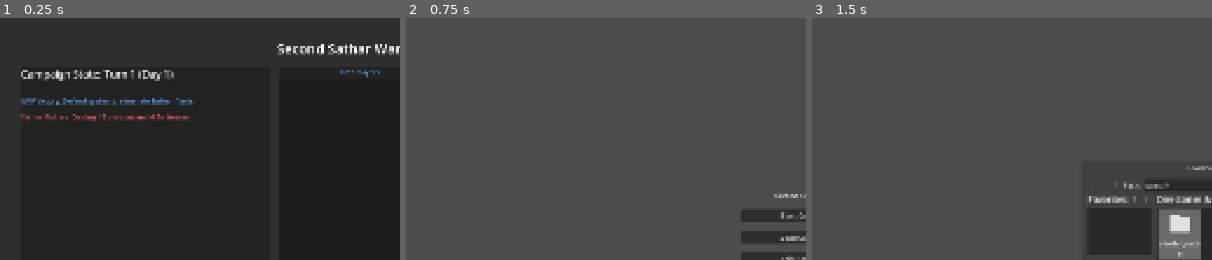
Above: before the commit, frames 1-3 (left to right).
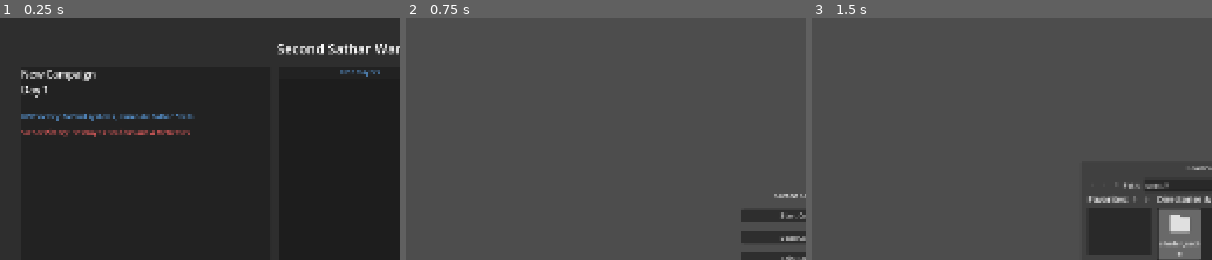
Above: after the commit, the same moments.

Repository: jjeffers/sf-kh-simulator
Game: Godot game, scene res://Scenes/CampaignLobby.tscn
Two runs of this game, one before a commit and one after it. Both use one fixed random seed, a clock stepped at 60 frames per second and the inputs below. This scene is started directly instead of the project's main scene.
Inputs:
- Up to frame 1 (0.25 s): no input
- Up to frame 2 (0.75 s): click "Disconnect / Back" at 0.5 s
- Up to frame 3 (1.5 s): click "Load Campaign" at 1.25 s
The pictures show only the part of the screen within x 0-50%, y 0-50%; the shares and areas given below are measured in that part.

The runs differ from the first frame. In frame 1, 3.4% of the frame differs, in the area x 5-49%, y 21-50%; in frame 2, nothing differs; in frame 3, nothing differs.

Commit message:
Add load campaign workflow and Phase Indicator updates

Diff:
--- a/Scripts/CampaignLobby.gd
+++ b/Scripts/CampaignLobby.gd
@@ -74,6 +74,25 @@
 			start_btn.disabled = true
 			start_btn.text = "Waiting for Players..."
 
+	if lobby.get("is_saved_game", false):
+		var day = lobby.get("current_day", 1)
+		var f_destroyed = lobby.get("destroyed_fortresses", 0)
+		var s_destroyed = lobby.get("destroyed_stations", 0)
+		state_label.text = "Loaded Save: Day %d\nDestroyed Fortresses: %d\nDestroyed Stations: %d" % [day, f_destroyed, s_destroyed]
+	else:
+		state_label.text = "New Campaign\nDay 1"
+
+	if not multiplayer.is_server():
+		start_btn.disabled = true
+		start_btn.text = "Waiting for Host..."
+	else:
+		if has_upf and has_sathar and unassigned_list.item_count == 0:
+			start_btn.disabled = false
+			start_btn.text = "Launch Campaign"
+		else:
+			start_btn.disabled = true
+			start_btn.text = "Waiting for Players..."
+
 	# Handle Auto-CLI actions
 	var args = OS.get_cmdline_args()
 	for i in range(args.size()):
@@ -103,19 +122,13 @@
 	if multiplayer.is_server():
 		print("[CampaignLobby] Launch Campaign Pressed!")
 
-		# INITIALIZE CAMPAIGN FOR SERVER
+		# INITIALIZE CAMPAIGN FOR SERVER (If not loading a save)
 		var cm = CampaignManager
-		cm.start_new_campaign()
+		if not NetworkManager.lobby_data.get("is_saved_game", false):
+			cm.start_new_campaign()
 
-		# BUILD SYNC PAYLOAD
-		var state_payload = {
-			"current_day": cm.current_day,
-			"destroyed_stations": cm.destroyed_stations_count,
-			"destroyed_fortresses": cm.destroyed_fortresses_count,
-			"fleets": []
-		}
-		for f in cm.fleets:
-			state_payload["fleets"].append(f.serialize())
+		# BUILD FULL SYNC PAYLOAD
+		var state_payload = cm.serialize_state()
 
 		NetworkManager.rpc("sync_campaign_state", state_payload)
 		NetworkManager.rpc("start_game_rpc")
--- a/Scripts/GameManager.gd
+++ b/Scripts/GameManager.gd
@@ -2074,16 +2074,22 @@
 func _update_phase_indicator():
 	if not label_phase_indicator: return
 
-	# Format: "Turn <turn> : <phase> : <side>"
-	var side_name = "None"
-	var active_id = current_side_id
+	var moving_side_name = "None"
+	if current_side_id != 0:
+		moving_side_name = _get_side_name(current_side_id)
+
+	var phase_str = _get_phase_name(current_phase)
+
 	if current_phase == Phase.COMBAT:
-		active_id = firing_side_id
-
-	if active_id != 0:
-		side_name = _get_side_name(active_id)
-
-	var text = "Turn %d, Active: %s, %s" % [turn_count, side_name, _get_phase_name(current_phase)]
+		if combat_subphase == 1:
+			var reactive_side = "None"
+			if firing_side_id != 0:
+				reactive_side = _get_side_name(firing_side_id)
+			phase_str = "Reactive Combat: (%s)" % reactive_side
+		else:
+			phase_str = "Active Combat"
+
+	var text = "Turn %d, Active: %s, Phase: %s" % [turn_count, moving_side_name, phase_str]
 
 	if current_phase == Phase.REPAIR:
 		var rep_side = "Executing"
--- a/Scripts/MainMenu.gd
+++ b/Scripts/MainMenu.gd
@@ -73,6 +73,25 @@
 			call_deferred("_on_tactical_join")
 		elif args[i] == "--campaign-host":
 			print("[MainMenu] Auto-Hosting Campaign...")
+
+			# Check if we should load a save first
+			var load_path = ""
+			for j in range(args.size()):
+				if args[j] == "--load-campaign" and j + 1 < args.size():
+					load_path = args[j+1]
+					break
+
+			if not load_path.is_empty():
+				print("[MainMenu] Auto-loading campaign save from: ", load_path)
+				if CampaignManager.load_campaign(load_path):
+					NetworkManager.lobby_data["is_saved_game"] = true
+					NetworkManager.lobby_data["current_day"] = CampaignManager.current_day
+					NetworkManager.lobby_data["destroyed_fortresses"] = CampaignManager.destroyed_fortresses_count
+					NetworkManager.lobby_data["destroyed_stations"] = CampaignManager.destroyed_stations_count
+					NetworkManager.rpc("update_lobby_data", NetworkManager.lobby_data)
+				else:
+					print("[MainMenu] ERROR: Failed to load campaign save from: ", load_path)
+
 			call_deferred("_on_campaign_host_start")
 		elif args[i] == "--campaign-join":
 			print("[MainMenu] Auto-Joining Campaign...")
@@ -109,18 +128,23 @@
 	fd.title = "Load Campaign"
 	fd.use_native_dialog = true
 	fd.file_selected.connect(func(path):
-		target_lobby_scene = "res://Scenes/CampaignMap.tscn"
+		target_lobby_scene = "res://Scenes/CampaignLobby.tscn"
 		NetworkManager.lobby_data["game_mode"] = "campaign"
 
 		# Automatically host locally so we bypass the lobby and re-hydrate
 		var err = NetworkManager.host_game(7000)
-		if err != OK:
+		if err != null and err != OK:
 			status_label.text = "Error hosting restored game: %s" % err
 			fd.queue_free()
 			return
 
 		if CampaignManager.load_campaign(path):
-			get_tree().change_scene_to_file("res://Scenes/CampaignMap.tscn")
+			NetworkManager.lobby_data["is_saved_game"] = true
+			NetworkManager.lobby_data["current_day"] = CampaignManager.current_day
+			NetworkManager.lobby_data["destroyed_fortresses"] = CampaignManager.destroyed_fortresses_count
+			NetworkManager.lobby_data["destroyed_stations"] = CampaignManager.destroyed_stations_count
+			NetworkManager.rpc("update_lobby_data", NetworkManager.lobby_data)
+			_transition_to_lobby()
 		else:
 			status_label.text = "Failed to load campaign from %s" % path.get_file()
 		fd.queue_free()
Not shown, added: .agent/workflows/test_load_campaign.md
Not shown, changed: docs/second-sathar-war.md
